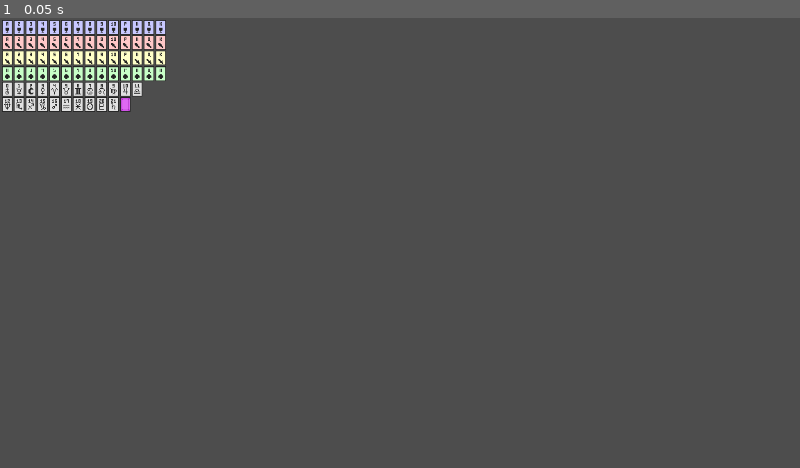
Above: before the commit, frame 1.
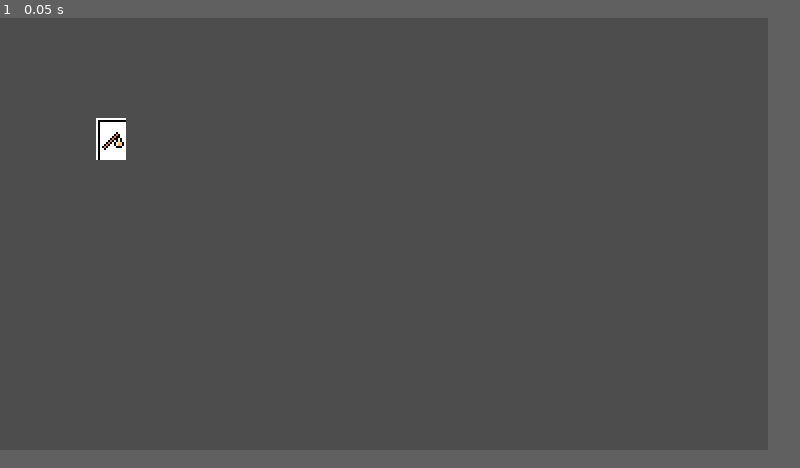
Above: after the commit, the same moment.

Repository: TravisHenderson646/Playing-Cards-Template
Game: Godot game, scene res://icon.tscn
The game is run twice, just before and just after one commit, with the same random seed, the same clock (stepped at 60 frames per second) and the same inputs.
Inputs:
- Up to frame 1 (0.05 s): no input
In our replay, the window is 800x450 before the commit and 768x432 after it. These sizes can differ from the game's own. Grey fills any space a smaller window leaves; there, only what the larger window draws over its background counts as a difference.

The runs differ from the first frame. In frame 1, 3.4% of the frame differs, in the area x 0-21%, y 0-32%.

Commit message:
Added some textures

Diff:
--- a/icon.tscn
+++ b/icon.tscn
@@ -1,7 +1,9 @@
 [gd_scene load_steps=2 format=3 uid="uid://cqwcsdw6lgvas"]
 
-[ext_resource type="Texture2D" uid="uid://yo1p82tdn3at" path="res://Art/tarot-simple.png" id="1_2ahb1"]
+[ext_resource type="Texture2D" uid="uid://c6g35rpd11sy3" path="res://textures/0.tres" id="1_sh3s3"]
 
 [node name="Tarot-simple" type="Sprite2D"]
-position = Vector2(121, 69)
-texture = ExtResource("1_2ahb1")
+
+[node name="0" type="Sprite2D" parent="."]
+position = Vector2(56, 61)
+texture = ExtResource("1_sh3s3")
--- a/project.godot
+++ b/project.godot
@@ -17,6 +17,8 @@
 
 [display]
 
+window/size/viewport_width=384
+window/size/viewport_height=216
 window/stretch/mode="viewport"
 window/stretch/scale_mode="integer"
 
--- a/tarot_atlas.tres
+++ /dev/null
@@ -1,7 +0,0 @@
-[gd_resource type="AtlasTexture" load_steps=2 format=3 uid="uid://bos0jv1p2utnu"]
-
-[ext_resource type="Texture2D" uid="uid://yo1p82tdn3at" path="res://Art/tarot-simple.png" id="1_khdyp"]
-
-[resource]
-atlas = ExtResource("1_khdyp")
-region = Rect2(1, 1, 15, 21)
--- /dev/null
+++ b/textures/0.tres
@@ -0,0 +1,7 @@
+[gd_resource type="AtlasTexture" load_steps=2 format=3 uid="uid://c6g35rpd11sy3"]
+
+[ext_resource type="Texture2D" uid="uid://hkkh67imcec1" path="res://Art/tarot15x21.png" id="1_a0a30"]
+
+[resource]
+atlas = ExtResource("1_a0a30")
+region = Rect2(1, 1, 15, 21)
--- /dev/null
+++ b/textures/1.tres
@@ -0,0 +1,7 @@
+[gd_resource type="AtlasTexture" load_steps=2 format=3 uid="uid://cst1wg67luysu"]
+
+[ext_resource type="Texture2D" uid="uid://hkkh67imcec1" path="res://Art/tarot15x21.png" id="1_oj2oi"]
+
+[resource]
+atlas = ExtResource("1_oj2oi")
+region = Rect2(17, 1, 15, 21)
--- /dev/null
+++ b/textures/2.tres
@@ -0,0 +1,7 @@
+[gd_resource type="AtlasTexture" load_steps=2 format=3 uid="uid://d7bby3c5e40i"]
+
+[ext_resource type="Texture2D" uid="uid://hkkh67imcec1" path="res://Art/tarot15x21.png" id="1_vqu67"]
+
+[resource]
+atlas = ExtResource("1_vqu67")
+region = Rect2(33, 1, 15, 21)
--- /dev/null
+++ b/textures/3.tres
@@ -0,0 +1,7 @@
+[gd_resource type="AtlasTexture" load_steps=2 format=3 uid="uid://4eaixpv3v7vm"]
+
+[ext_resource type="Texture2D" uid="uid://hkkh67imcec1" path="res://Art/tarot15x21.png" id="1_urtbk"]
+
+[resource]
+atlas = ExtResource("1_urtbk")
+region = Rect2(49, 1, 15, 21)
--- /dev/null
+++ b/textures/4.tres
@@ -0,0 +1,7 @@
+[gd_resource type="AtlasTexture" load_steps=2 format=3 uid="uid://c2xoiyqnogx5d"]
+
+[ext_resource type="Texture2D" uid="uid://hkkh67imcec1" path="res://Art/tarot15x21.png" id="1_uurlj"]
+
+[resource]
+atlas = ExtResource("1_uurlj")
+region = Rect2(65, 1, 15, 21)
Renamed: text_atlas_reddit_comment.txt -> text-atlas-reddit-comment.txt
